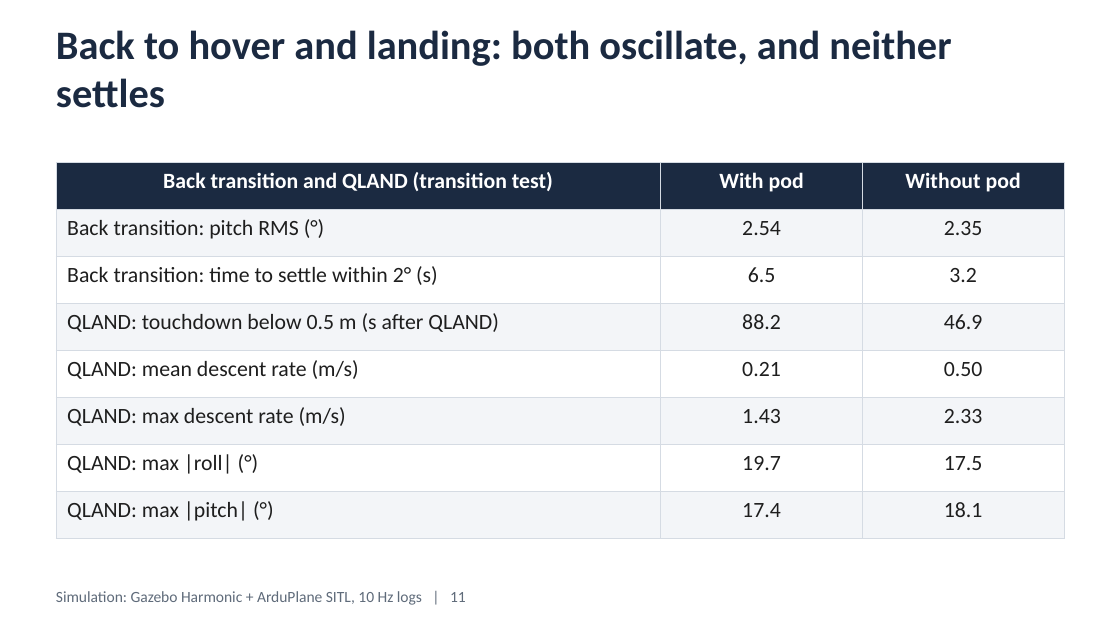
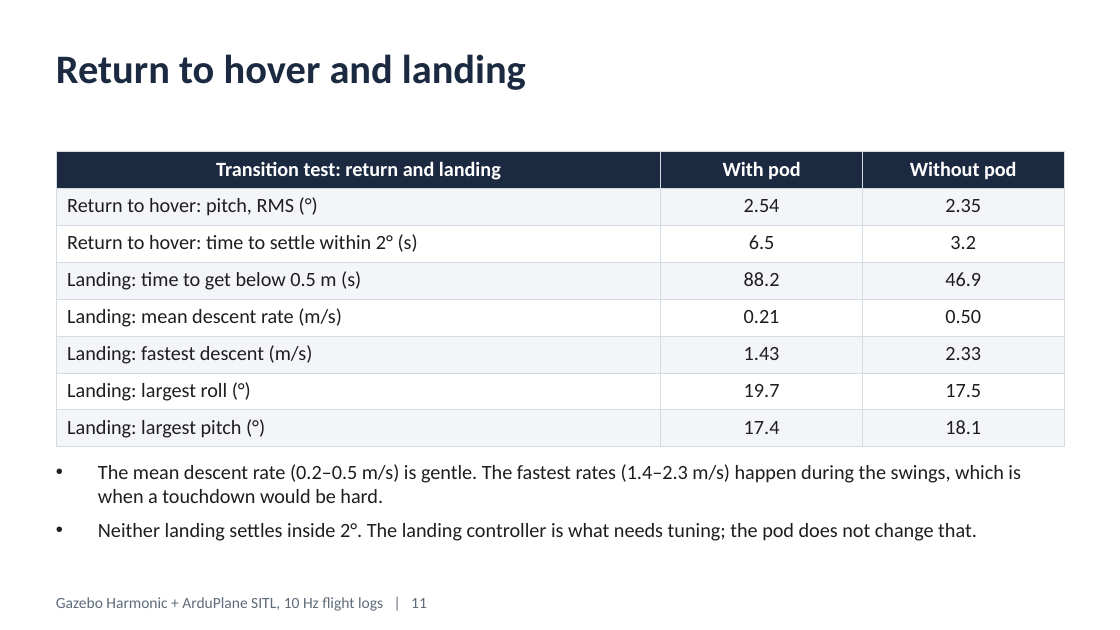
Before and after one commit to nimit0506/StallionAutomation, a slide deck: slide 12 of docs/Stallion_V2_Pod_vs_NoPod_Flight_Dynamics.pptx (slide 11 before the commit). Drawn at 1120x630 pixels with LibreOffice and Linux fonts; fonts in the diff are those of the drawing. Boxes give left, top, right and bottom in pixels: in the first picture for what was removed or moved away, otherwise in the second. Text is boxed around its words. In the diff, an @@ line names an element or a change of style, - is before the commit and + after.

```diff
--- a/docs/Stallion_V2_Pod_vs_NoPod_Flight_Dynamics.pptx
+++ b/docs/Stallion_V2_Pod_vs_NoPod_Flight_Dynamics.pptx
@@ text at [56,54,526,90]: text changed @@
-Back to hover and landing: both oscillate, and neither settles
+Return to hover and landing
@@ table at [56,151,1064,442] @@
-row 1, column 1: Back transition and QLAND (transition test)
+row 1, column 1: Transition test: return and landing
-row 2, column 1: Back transition: pitch RMS (°)
+row 2, column 1: Return to hover: pitch, RMS (°)
-row 3, column 1: Back transition: time to settle within 2° (s)
+row 3, column 1: Return to hover: time to settle within 2° (s)
-row 4, column 1: QLAND: touchdown below 0.5 m (s after QLAND)
+row 4, column 1: Landing: time to get below 0.5 m (s)
-row 5, column 1: QLAND: mean descent rate (m/s)
+row 5, column 1: Landing: mean descent rate (m/s)
-row 6, column 1: QLAND: max descent rate (m/s)
+row 6, column 1: Landing: fastest descent (m/s)
-row 7, column 1: QLAND: max |roll| (°)
+row 7, column 1: Landing: largest roll (°)
-row 8, column 1: QLAND: max |pitch| (°)
+row 8, column 1: Landing: largest pitch (°)
@@ size 14 to 13 pt in "With pod", "Without pod", "2.54", "2.35" and 12 more places @@
@@ table: place and size @@
-table at [56,162,1064,525]
+table at [56,151,1064,442]
@@ text added at [98,464,1021,541], 13 pt, text #1E1E1E @@
+• The mean descent rate (0.2–0.5 m/s) is gentle. The fastest rates (1.4–2.3 m/s) happen during the swings, which is when a touchdown would be hard.
+• Neither landing settles inside 2°. The landing controller is what needs tuning; the pod does not change that.
@@ text at [56,597,427,611]: text changed @@
-Simulation: Gazebo Harmonic + ArduPlane SITL, 10 Hz logs | 11
+Gazebo Harmonic + ArduPlane SITL, 10 Hz flight logs | 11
```
Also in this commit, not shown: 11 other slides changed, 3 slides added, 2 slides removed, 1 other file.
